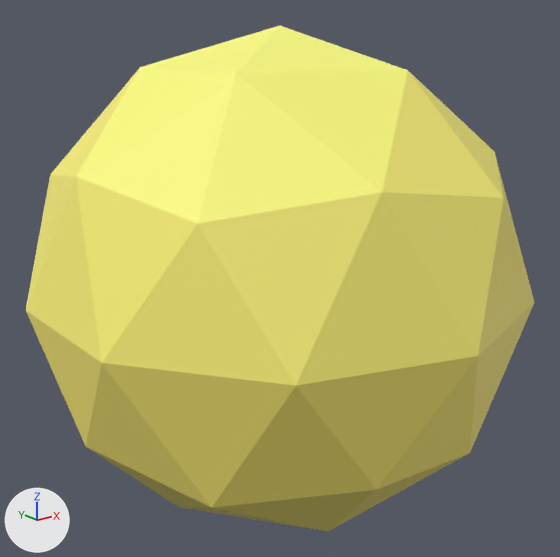
One commit to the glTF model assets/entities/pacgum.glb: the scene before it, then after it.
One viewpoint serves both versions: a 50 mm camera at (-0.248, -0.31, 0.125) aimed at (0.0, 0.0, 0.001). The lights are fixed; the arrows at lower left show +X, +Y and +Z. The first picture is the older version.

The scene before the commit, as lines of its bpy script (objects in view):
```python
mat_pacgum_2 = principled_material('pacgum_2')
mat_pacgum_2.base_color = (0.78, 0.671, 0.14)  # yellow #e5d669
mat_pacgum_2.roughness = 0.58
mat_pacgum_3 = principled_material('pacgum_3')
mat_pacgum_3.base_color = (0.92, 0.791, 0.166)  # yellow #f6e671
mat_pacgum_3.roughness = 0.58
mat_pacgum_4 = principled_material('pacgum_4')
mat_pacgum_4.base_color = (1.0, 0.912, 0.191)  # yellow #fff579
mat_pacgum_4.roughness = 0.58
mat_pacgum_5 = principled_material('pacgum_5')
mat_pacgum_5.base_color = (1.0, 1.0, 0.212)  # yellow #ffff7f
mat_pacgum_5.roughness = 0.58
me_icosphere = bpy.data.meshes.new('Icosphere')
me_icosphere.from_pydata(...)  # 42 vertices, 80 faces; spans x -0.124..0.124, y -0.13..0.13, z -0.13..0.13
# faces by material slot: [6, 16, 18, 18, 16, 6]
me_icosphere.materials.append(mat_pacgum_0)  # yellow #bcaf55
me_icosphere.materials.append(mat_pacgum_1)  # yellow #d1c45f
me_icosphere.materials.append(mat_pacgum_2)  # yellow #e5d669
me_icosphere.materials.append(mat_pacgum_3)  # yellow #f6e671
me_icosphere.materials.append(mat_pacgum_4)  # yellow #fff579
me_icosphere.materials.append(mat_pacgum_5)  # yellow #ffff7f
ob_pacgum = bpy.data.objects.new('pacgum', me_icosphere)
ob_pacgum.location = (0.0, 0.0, 0.0)
```
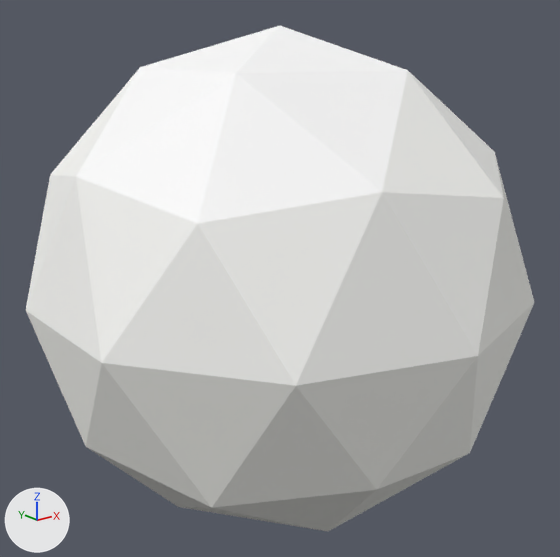
The change, as a list of edits to the scene's bpy script:
```text
Change mat_pacgum_2:
    mat_pacgum_2.base_color: (0.78, 0.671, 0.14) -> (0.749, 0.749, 0.718)  # yellow #e5d669 -> light grey #e0e0dc
Change mat_pacgum_3:
    mat_pacgum_3.base_color: (0.92, 0.791, 0.166) -> (0.883, 0.883, 0.846)  # yellow #f6e671 -> white #f1f1ed
Change mat_pacgum_4:
    mat_pacgum_4.base_color: (1.0, 0.912, 0.191) -> (1.0, 1.0, 0.975)  # yellow #fff579 -> white #fffffc
Change mat_pacgum_5:
    mat_pacgum_5.base_color: (1.0, 1.0, 0.212) -> (1.0, 1.0, 1.0)  # yellow #ffff7f -> white #ffffff
```

Location of each change, [x1, y1, x2, y2] in pixels of the pictures (560 x 557 px):
'pacgum', recoloured (yellow to white): [26, 26, 534, 531] in both
